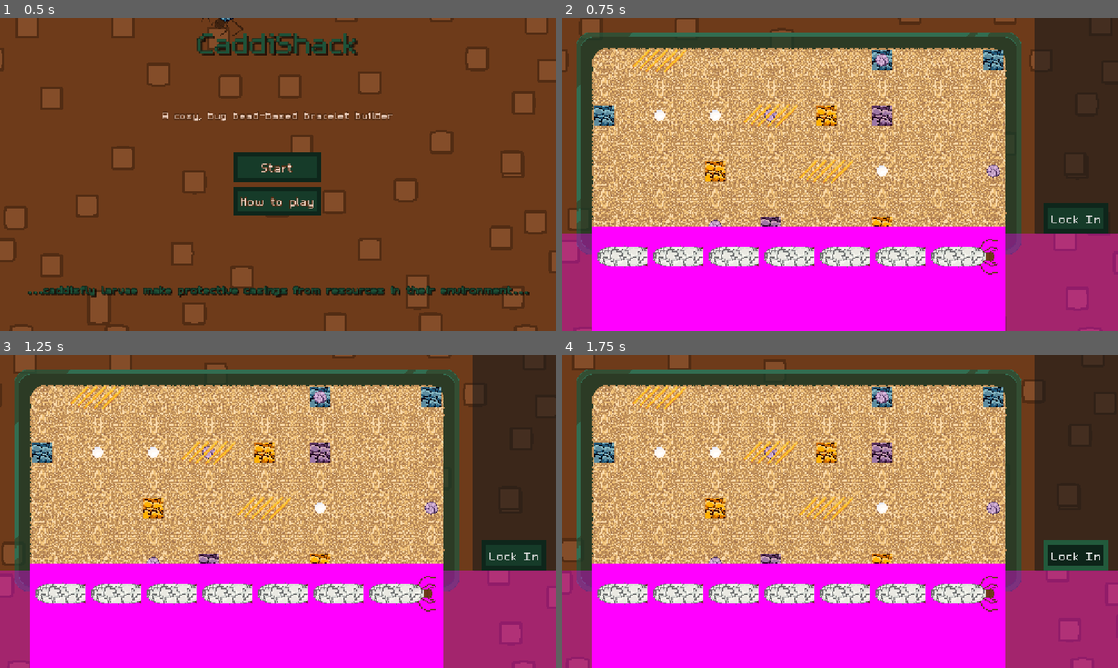
Above: before the commit, frames 1-4 (two rows, left to right).
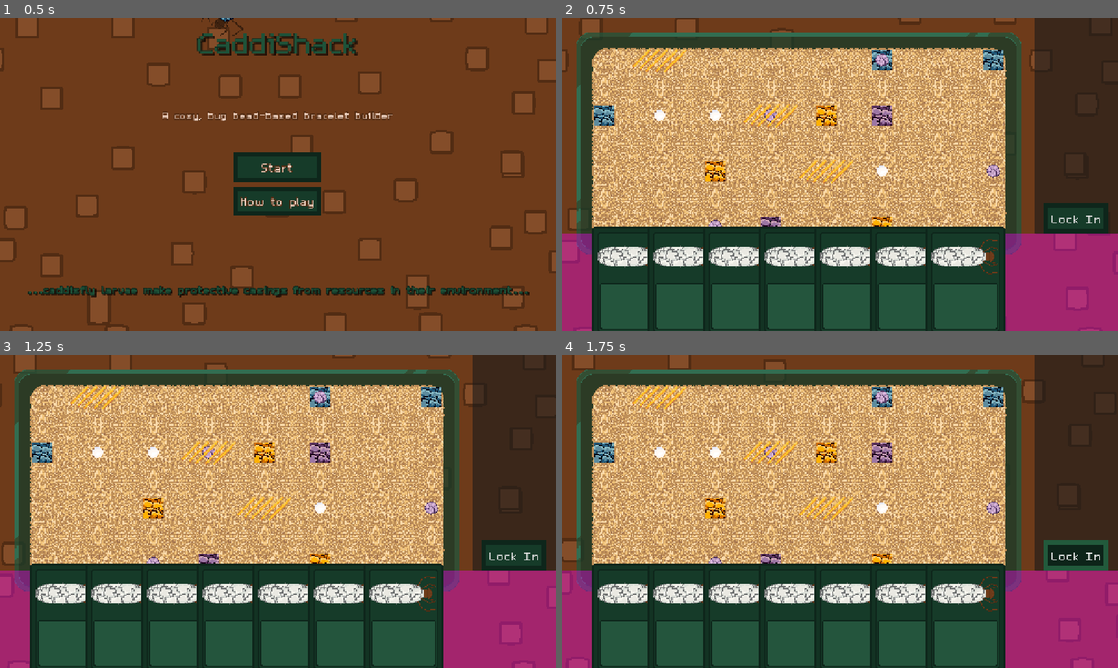
Above: after the commit, the same moments.

Repository: Splashy-Inc/caddishack
Game: Godot game, scene res://SCENES/screen_manager.tscn
Same seed, same stepped clock (60 frames per second), same inputs: the game is played once before the commit and once after it. The engine's default icon, where the game draws it, is replaced by a stand-in: a white triangle on a blue panel in a dark square.
Inputs:
- Up to frame 1 (0.5 s): no input
- Up to frame 2 (0.75 s): click "Start" at 0.5 s
- Up to frame 3 (1.25 s): no input
- Up to frame 4 (1.75 s): click "Lock In" at 1.25 s

Frame 1 is identical in both runs. In frame 2, 21% of the frame differs, in the area x 5-80%, y 66-100%; in frame 3, 21%; in frame 4, 21%.

Commit message:
Add card art

Diff:
--- a/SCENES/LARVAE/larva_card.tscn
+++ b/SCENES/LARVAE/larva_card.tscn
@@ -2,9 +2,11 @@
 
 [ext_resource type="PackedScene" uid="uid://bavo2v0il8e4" path="res://SCENES/TERRARIUM/larva.tscn" id="1_4xgy5"]
 [ext_resource type="Script" uid="uid://bbdunfyudqd3d" path="res://SCRIPTS/LARVAE/larva_card.gd" id="1_icnma"]
+[ext_resource type="Texture2D" uid="uid://cq5g41rtqdjk7" path="res://ASSETS/Art/CaddiCards.png" id="2_wnpqk"]
 
-[sub_resource type="PlaceholderTexture2D" id="PlaceholderTexture2D_3wmsx"]
-size = Vector2(184, 256)
+[sub_resource type="AtlasTexture" id="AtlasTexture_5g11q"]
+atlas = ExtResource("2_wnpqk")
+region = Rect2(184, 0, 184, 256)
 
 [sub_resource type="CircleShape2D" id="CircleShape2D_icnma"]
 radius = 1.0
@@ -18,7 +20,7 @@
 [node name="Card" type="Node2D" parent="." unique_id=294962098]
 
 [node name="Sprite2D" type="Sprite2D" parent="Card" unique_id=642097255]
-texture = SubResource("PlaceholderTexture2D_3wmsx")
+texture = SubResource("AtlasTexture_5g11q")
 
 [node name="LarvaSlot" type="Area2D" parent="." unique_id=957539115]
 position = Vector2(46, -60)
Binary file added: ASSETS/Art/CaddiCards.png
Not shown, added: ASSETS/Art/CaddiCards.png.import
